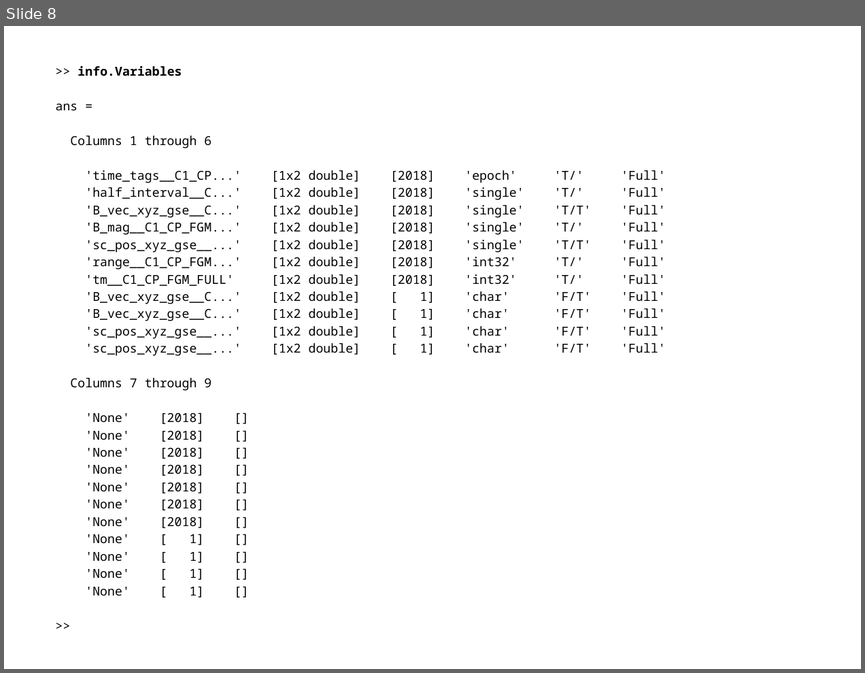
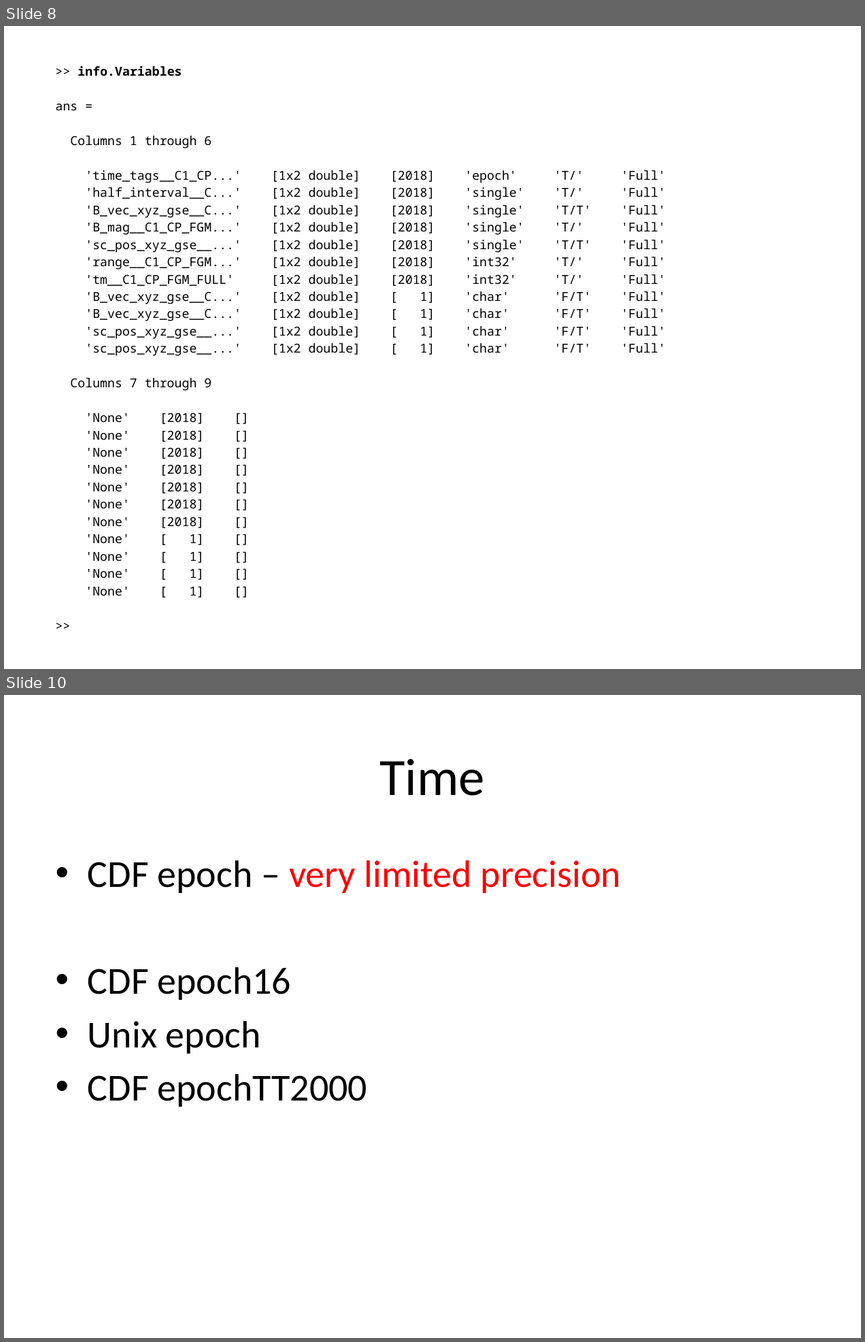
Before and after one commit to irfu/Nordita_Magnetic_Reconnection_School_2015, a slide deck: Lectures/Lecture_1.pptx. Shown one above the other, each under a label of ours: slide 8 before the commit, slides 8 and 10 after it; the slides between them are not shown. The pictures are 865x673 and 865x1342 pixels, drawn with LibreOffice and Linux fonts; fonts in the diff are those of the drawing. Boxes give left, top, right and bottom in pixels: in the first picture for what was removed or moved away, otherwise in the second. Text is boxed around its words. In the diff, an @@ line names an element or a change of style, - is before the commit and + after.

```diff
--- a/Lectures/Lecture_1.pptx
+++ b/Lectures/Lecture_1.pptx
@@ slide 10 added at [4, 695, 861, 1338], background #FFFFFF @@
@@ title added at [379, 759, 485, 796], 44 pt, text #000000 @@
+Time
@@ text added at [88, 860, 621, 1106], 32 pt, text #000000 @@
+• CDF epoch – very limited precision
+• CDF epoch16
+• Unix epoch
+• CDF epochTT2000
```
Also in this commit, not shown: 7 other slides added, 1 slide removed.
